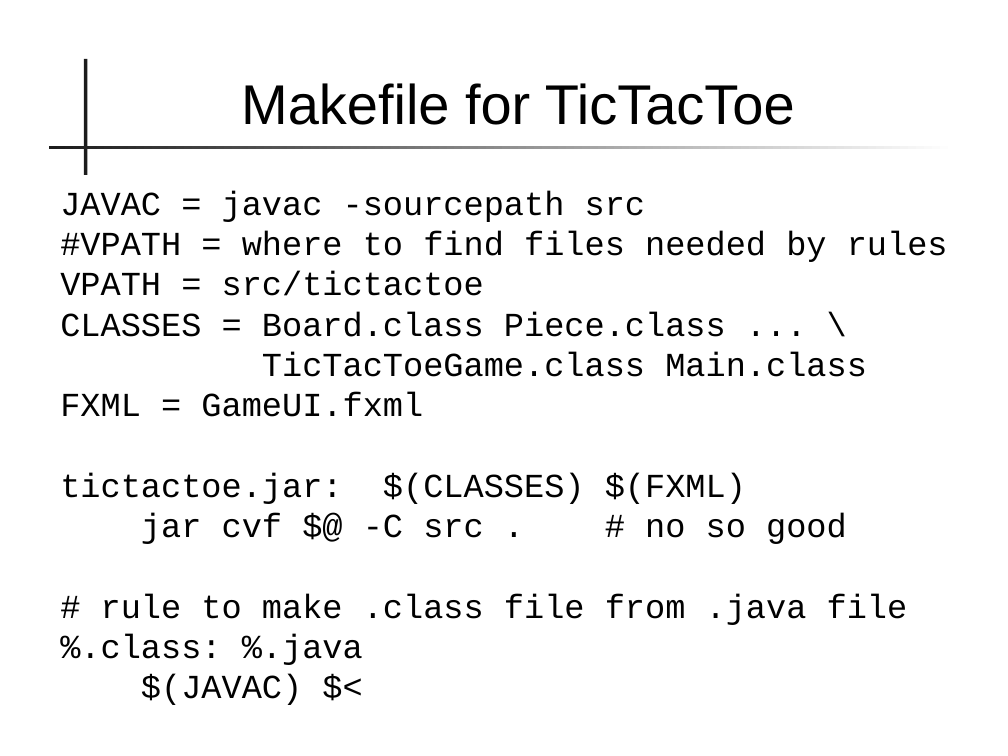
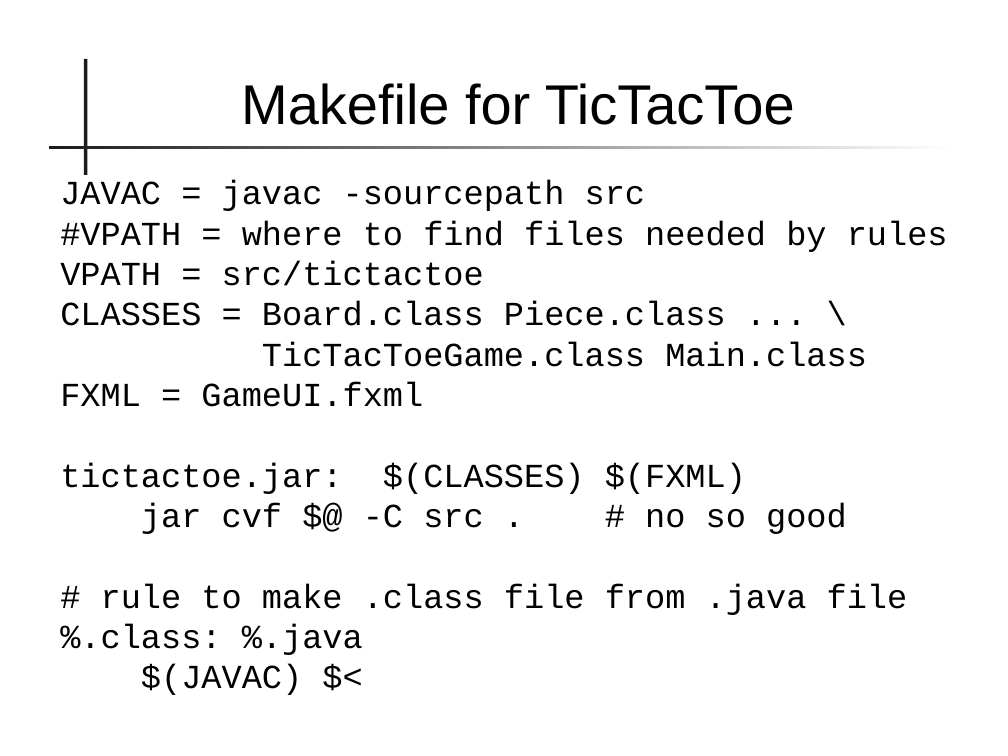
Before and after one commit to cpske/ISP, a slide deck: slide 12 of automate/Make.ppt. Drawn at 1008x756 pixels with LibreOffice and Linux fonts; fonts in the diff are those of the drawing. Boxes give left, top, right and bottom in pixels: in the first picture for what was removed or moved away, otherwise in the second. Text is boxed around its words. In the diff, an @@ line names an element or a change of style, - is before the commit and + after.

```diff
--- a/automate/Make.ppt
+++ b/automate/Make.ppt
@@ text "JAVAC = javac -sourcepath src": place and size @@
-text "JAVAC = javac -sourcepath src" at <box>60,190,948,705</box>
+text "JAVAC = javac -sourcepath src" at <box>60,180,948,695</box>
```
Also in this commit, not shown: 1 other file.
